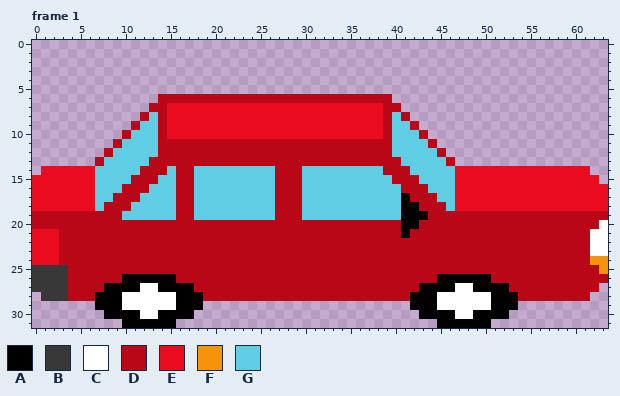
Two versions of one pixel-art file, assets/Tiles/car_red_h.aseprite. This is how it looked before the edit.
64x32 pixels, 4 frames. Shown: frame 1.
Palette (. is transparent): A #000000  B #383838  C #ffffff  D #b90717  E #eb0b1f  F #f59309  G #5fcde4
Pixels before, frame 1, first column x 0:
 6 ..............DDDDDDDDDDDDDDDDDDDDDDDDDD........................
 7 .............DDEEEEEEEEEEEEEEEEEEEEEEEEDD.......................
 8 ............DGDEEEEEEEEEEEEEEEEEEEEEEEEDGD......................
 9 ...........DGGDEEEEEEEEEEEEEEEEEEEEEEEEDGGD.....................
10 ..........DGGGDEEEEEEEEEEEEEEEEEEEEEEEEDGGGD....................
11 .........DGGGGDDDDDDDDDDDDDDDDDDDDDDDDDDGGGGD...................
12 ........DGGGGGDDDDDDDDDDDDDDDDDDDDDDDDDDGGGGGD..................
13 .......DGGGGGDDDDDDDDDDDDDDDDDDDDDDDDDDDDGGGGGD.................
14 .EEEEEEGGGGGDDDGDDGGGGGGGGGDDDGGGGGGGGGDDDGGGGGEEEEEEEEEEEEEEE..
15 EEEEEEEGGGGDDDGGDDGGGGGGGGGDDDGGGGGGGGGGDDDGGGGEEEEEEEEEEEEEEEE.
16 EEEEEEEGGGDDDGGGDDGGGGGGGGGDDDGGGGGGGGGGGDDDGGGEEEEEEEEEEEEEEEEE
17 EEEEEEEGGDDDGGGGDDGGGGGGGGGDDDGGGGGGGGGGGADDDGGEEEEEEEEEEEEEEEEE
18 EEEEEEEGDDDGGGGGDDGGGGGGGGGDDDGGGGGGGGGGGAADDDGEEEEEEEEEEEEEEEEE
19 DDDDDDDDDDGGGGGGDDGGGGGGGGGDDDGGGGGGGGGGGAAADDDDDDDDDDDDDDDDDDDD
20 DDDDDDDDDDDDDDDDDDDDDDDDDDDDDDDDDDDDDDDDDAADDDDDDDDDDDDDDDDDDDDC
21 EEEDDDDDDDDDDDDDDDDDDDDDDDDDDDDDDDDDDDDDDADDDDDDDDDDDDDDDDDDDDCC
22 EEEDDDDDDDDDDDDDDDDDDDDDDDDDDDDDDDDDDDDDDDDDDDDDDDDDDDDDDDDDDDCC
23 EEEDDDDDDDDDDDDDDDDDDDDDDDDDDDDDDDDDDDDDDDDDDDDDDDDDDDDDDDDDDDCC
24 EEEDDDDDDDDDDDDDDDDDDDDDDDDDDDDDDDDDDDDDDDDDDDDDDDDDDDDDDDDDDDFF
25 BBBBDDDDDDDDDDDDDDDDDDDDDDDDDDDDDDDDDDDDDDDDDDDDDDDDDDDDDDDDDDDF
26 BBBBDDDDDDAAAAAADDDDDDDDDDDDDDDDDDDDDDDDDDDDDAAAAAADDDDDDDDDDDDD
27 BBBBDDDDAAAACCAAAADDDDDDDDDDDDDDDDDDDDDDDDDAAAACCAAAADDDDDDDDDD.
28 .BBBDDDAAACCCCCCAAADDDDDDDDDDDDDDDDDDDDDDDAAACCCCCCAAADDDDDDDD..
29 .......AAACCCCCCAAA.......................AAACCCCCCAAA..........
30 ........AAAACCAAAA.........................AAAACCAAAA...........
31 ..........AAAAAA.............................AAAAAA.............
Once edited:
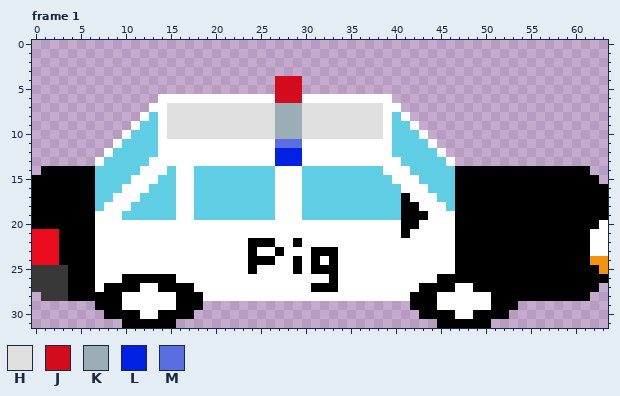
Colours new in this view: H #e0e0e0  J #d20b1d  K #9badb7  L #0020e2  M #5b6ee1
From old to new:
Changed rows in their new state; - is an unchanged pixel.
Frame 1:
first column x 0:
 4 ---------------------------JJJ----------------------------------
 5 ---------------------------JJJ----------------------------------
 6 --------------CCCCCCCCCCCCCJJJCCCCCCCCCC------------------------
 7 -------------CCHHHHHHHHHHHHKKKHHHHHHHHHCC-----------------------
 8 ------------C-CHHHHHHHHHHHHKKKHHHHHHHHHC-C----------------------
 9 -----------C--CHHHHHHHHHHHHKKKHHHHHHHHHC--C---------------------
10 ----------C---CHHHHHHHHHHHHKKKHHHHHHHHHC---C--------------------
11 ---------C----CCCCCCCCCCCCCMMMCCCCCCCCCC----C-------------------
12 --------C-----CCCCCCCCCCCCCLLLCCCCCCCCCC-----C------------------
13 -------C-----CCCCCCCCCCCCCCLLLCCCCCCCCCCC-----C-----------------
14 -AAAAAA-----CCC-CC---------CCC---------CCC-----AAAAAAAAAAAAAAA--
15 AAAAAAA----CCC--CC---------CCC----------CCC----AAAAAAAAAAAAAAAA-
16 AAAAAAA---CCC---CC---------CCC-----------CCC---AAAAAAAAAAAAAAAAA
17 AAAAAAA--CCC----CC---------CCC------------CCC--AAAAAAAAAAAAAAAAA
18 AAAAAAA-CCC-----CC---------CCC-------------CCC-AAAAAAAAAAAAAAAAA
19 AAAAAAACCC------CC---------CCC--------------CCCAAAAAAAAAAAAAAAAA
20 AAAAAAACCCCCCCCCCCCCCCCCCCCCCCCCCCCCCCCCC--CCCCAAAAAAAAAAAAAAAA-
21 ---AAAACCCCCCCCCCCCCCCCCCCCCCCCCCCCCCCCCC-CCCCCAAAAAAAAAAAAAAA--
22 ---AAAACCCCCCCCCCCCCCCCCAAACCACCCCCCCCCCCCCCCCCAAAAAAAAAAAAAAA--
23 ---AAAACCCCCCCCCCCCCCCCCACCACCCAAACCCCCCCCCCCCCAAAAAAAAAAAAAAA--
24 ---AAAACCCCCCCCCCCCCCCCCAAACCACACACCCCCCCCCCCCCAAAAAAAAAAAAAAA--
25 ----AAACCCCCCCCCCCCCCCCCACCCCACAAACCCCCCCCCCCCCAAAAAAAAAAAAAAAA-
26 ----AAACCC------CCCCCCCCCCCCCCCCCACCCCCCCCCCC------AAAAAAAAAAAAA
27 ----AAAC----------CCCCCCCCCCCCCAAACCCCCCCCC----------AAAAAAAAAA-
28 ----AAA------------CCCCCCCCCCCCCCCCCCCCCCC------------AAAAAAAA--
